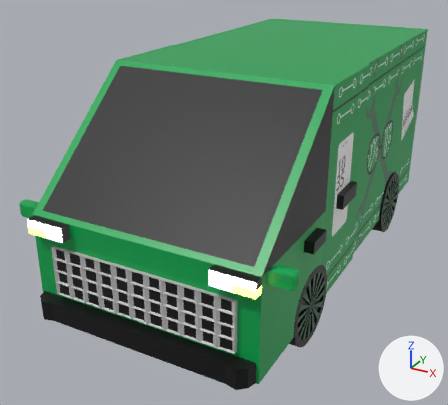
One commit to the Blender file Low Poly car models/Van/van Geek.blend: the scene before it, then after it.
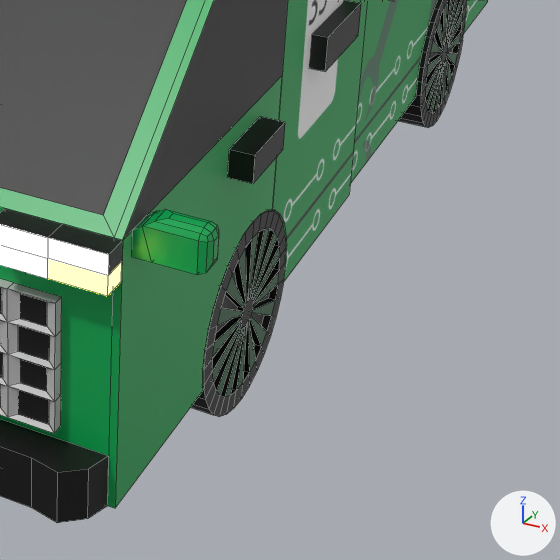
The first picture shows the older version from a camera (50 mm lens) standing at (6.96, -12.33, 5.74) and looking at (0.59, -0.76, -0.04). The close-ups show both versions on the part from 48% to 97% of the width and 45% to 100% of the height of that picture; other places that the commit changed are outside them. Arrows for +X, +Y and +Z are at lower right; the lights stay in place. The close-ups show mesh edges as thin lines.

The scene before the commit, as lines of its bpy script (objects in view):
```python
ob_cube_001 = bpy.data.objects.new('Cube.001', me_cube_001)
ob_cube_001.location = (1.235, -0.679, 0.695)
ob_cylinder_001 = bpy.data.objects.new('Cylinder.001', me_cylinder_004)
ob_cylinder_001.location = (3.399, 2.907, -0.817)
ob_cylinder_001.rotation_euler = (0.0, 1.571, 0.0)  # degrees (0, 90, 0)
ob_cylinder_001.scale = (0.794, 0.842, 0.463)
ob_cylinder_002 = bpy.data.objects.new('Cylinder.002', me_cylinder_005)
ob_cylinder_002.location = (3.366, -2.705, -0.818)
ob_cylinder_002.rotation_euler = (0.0, 1.571, 0.0)  # degrees (0, 90, 0)
ob_cylinder_002.scale = (0.794, 0.842, 0.463)
```
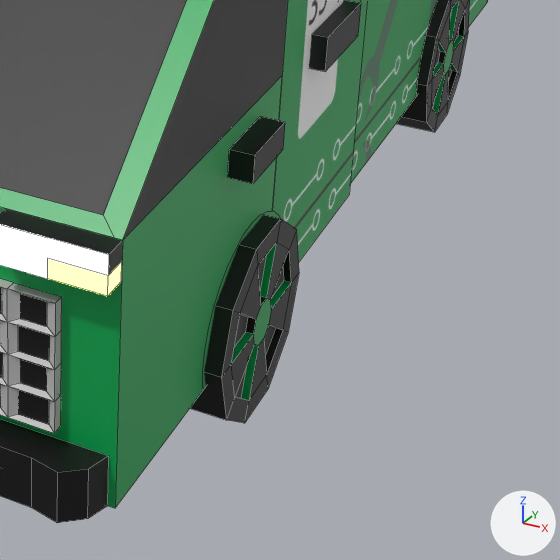
Patch to the scene script:
```diff
--- a/Low Poly car models/Van/van Geek.blend.py
+++ b/Low Poly car models/Van/van Geek.blend.py
@@ me_cube_001 @@
 me_cube_001.from_pydata(...)  # 751 vertices, 533 faces, 19 loose edges; spans x -2.79..2.84, y -4.62..6.1, z -1.7..2.64
 # used by ob_cube_001; location = (1.235, -0.679, 0.695)
+# me_cube_001 part 1: the loose piece of 32 vertices spanning x 2.34..2.84, y -4.18..-3.98, z 0.12..0.41 is deleted
 me_cube_001.materials.append(mat_body)
@@ me_cylinder_004 @@
 # used by ob_cylinder_001; location = (3.399, 2.907, -0.817); rotation_euler = (0.0, 1.571, 0.0), in degrees (0, 90, 0); scale = (0.794, 0.842, 0.463)
-me_cylinder_004.from_pydata(...)  # 192 vertices, 162 faces; spans x -1.0..1.0, y -0.98..0.98, z -1.63..0.37
-me_cylinder_004.materials.append(mat_black_002)  # black #000000
-me_cylinder_004.materials.append(mat_green)  # dark green #2b623f
+me_cylinder_004.from_pydata(...)  # 60 vertices, 51 faces; spans x -0.16..0.68, y -0.81..0.81, z -0.77..0.77
+# me_cylinder_004 part 2: the whole mesh is rebuilt
+me_cylinder_004.materials.append(mat_body)  # green #00a651
+me_cylinder_004.materials.append(mat_black_001)  # black #070707
@@ me_cube_005 @@
+me_cube_005.from_pydata(...)  # 60 vertices, 51 faces; spans x -0.16..0.68, y -0.81..0.81, z -0.77..0.77
+# faces by material slot: [11, 40]
+me_cube_005.materials.append(mat_body)  # green #00a651
+me_cube_005.materials.append(mat_black_001)  # black #070707
@@ ob_cylinder_001 @@
 ob_cylinder_001 = bpy.data.objects.new('Cylinder.001', me_cylinder_004)
-ob_cylinder_001.location = (3.399, 2.907, -0.817)
-ob_cylinder_001.rotation_euler = (0.0, 1.571, 0.0)  # degrees (0, 90, 0)
-ob_cylinder_001.scale = (0.794, 0.842, 0.463)
+ob_cylinder_001.location = (3.465, 2.876, -0.839)
+ob_cylinder_001.scale = (-1.0, 1.0, 1.0)
@@ ob_cylinder_002 @@
-ob_cylinder_002 = bpy.data.objects.new('Cylinder.002', me_cylinder_005)
-ob_cylinder_002.location = (3.366, -2.705, -0.818)
-ob_cylinder_002.rotation_euler = (0.0, 1.571, 0.0)  # degrees (0, 90, 0)
-ob_cylinder_002.scale = (0.794, 0.842, 0.463)
@@ ob_wheel_002 @@
+ob_wheel_002 = bpy.data.objects.new('Wheel.002', me_cube_005)
+ob_wheel_002.location = (3.547, -2.738, -0.839)
+ob_wheel_002.scale = (-1.0, 1.0, 1.0)
```

Boxes [x1, y1, x2, y2] around the edits, measured in the close-ups (560 x 560 px):
'Wheel.002', added (black): after [190, 215, 299, 423]
    faces in mat_black_001 (black #070707): [190, 215, 299, 423]
    faces in mat_body (green #00a651): [231, 242, 291, 401]
'Cylinder.002', deleted (black): before [190, 210, 286, 417]
    faces in mat_black_002 (black #000000): [190, 210, 286, 417]
    faces in mat_green (dark green #2b623f): [213, 228, 280, 397]
'Cylinder.001', reshaped, moved, rescaled, turned: before [398, 0, 466, 128]; after [396, 0, 470, 132]
part 1 of me_cube_001, deleted (green): before [132, 209, 219, 275]
